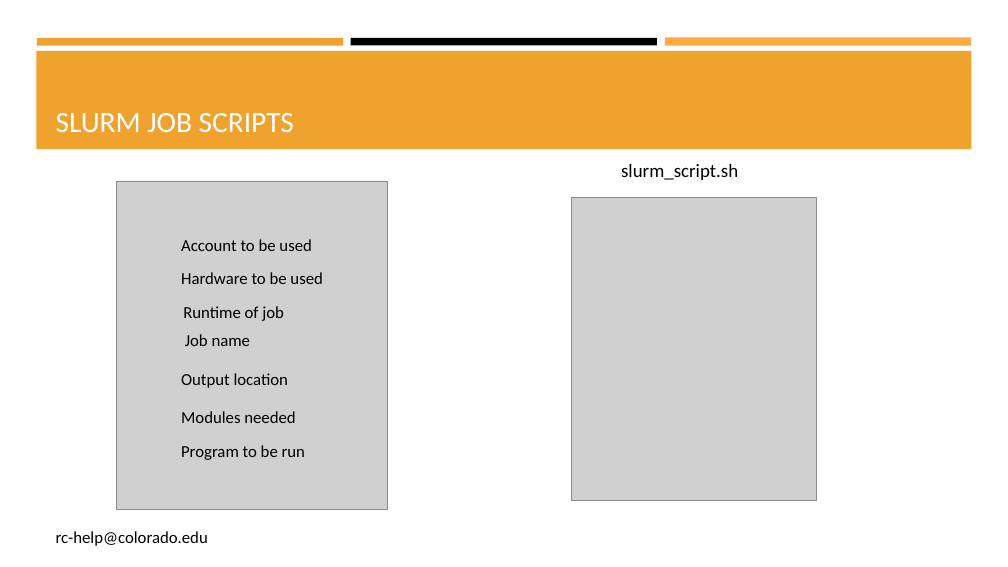
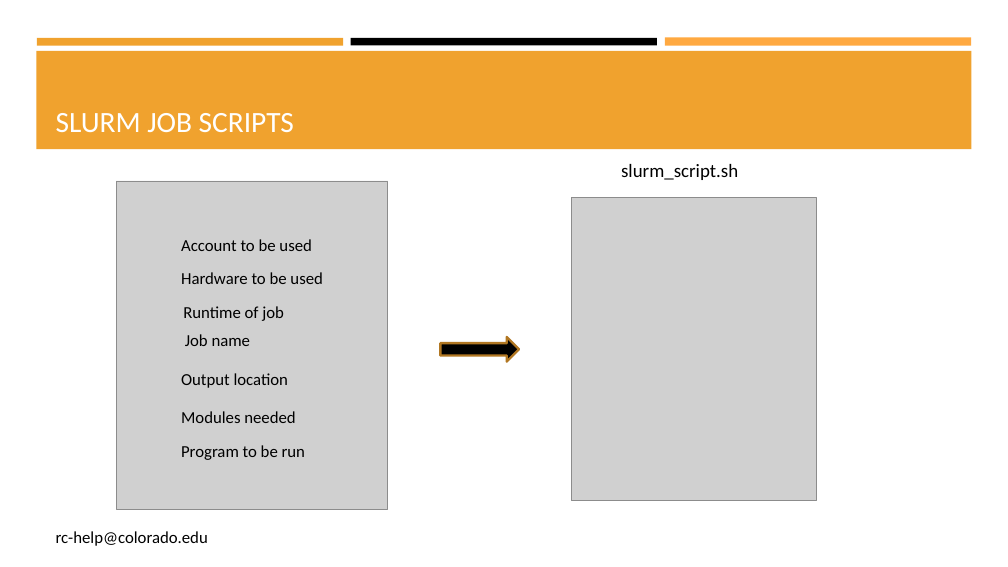
Before and after one commit to b-reyes/Presentations, a slide deck: slide 11 of CU_presentation/CU_boulder_presentation.pptx. Drawn at 1008x567 pixels with LibreOffice and Linux fonts; fonts in the diff are those of the drawing; grey boxes stand for pictures. Boxes give left, top, right and bottom in pixels: in the first picture for what was removed or moved away, otherwise in the second. Text is boxed around its words. In the diff, an @@ line names an element or a change of style, - is before the commit and + after.

Commit message:
finish the slides: submitting a slurm script, overview of an HPC workflow, and further help, and generate a pdf

```diff
--- a/CU_presentation/CU_boulder_presentation.pptx
+++ b/CU_presentation/CU_boulder_presentation.pptx
@@ right arrow added at [440,337,519,362], fill #000000, outline #B27822 2.25 pt @@
```
Also in this commit, not shown: 6 other slides changed, 2 other files.
